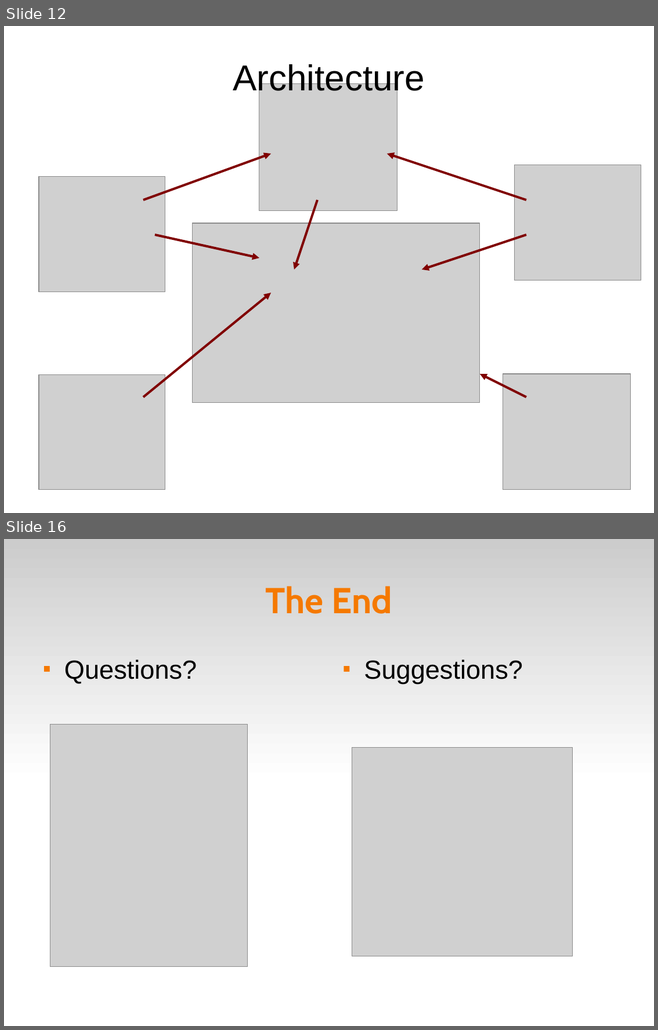
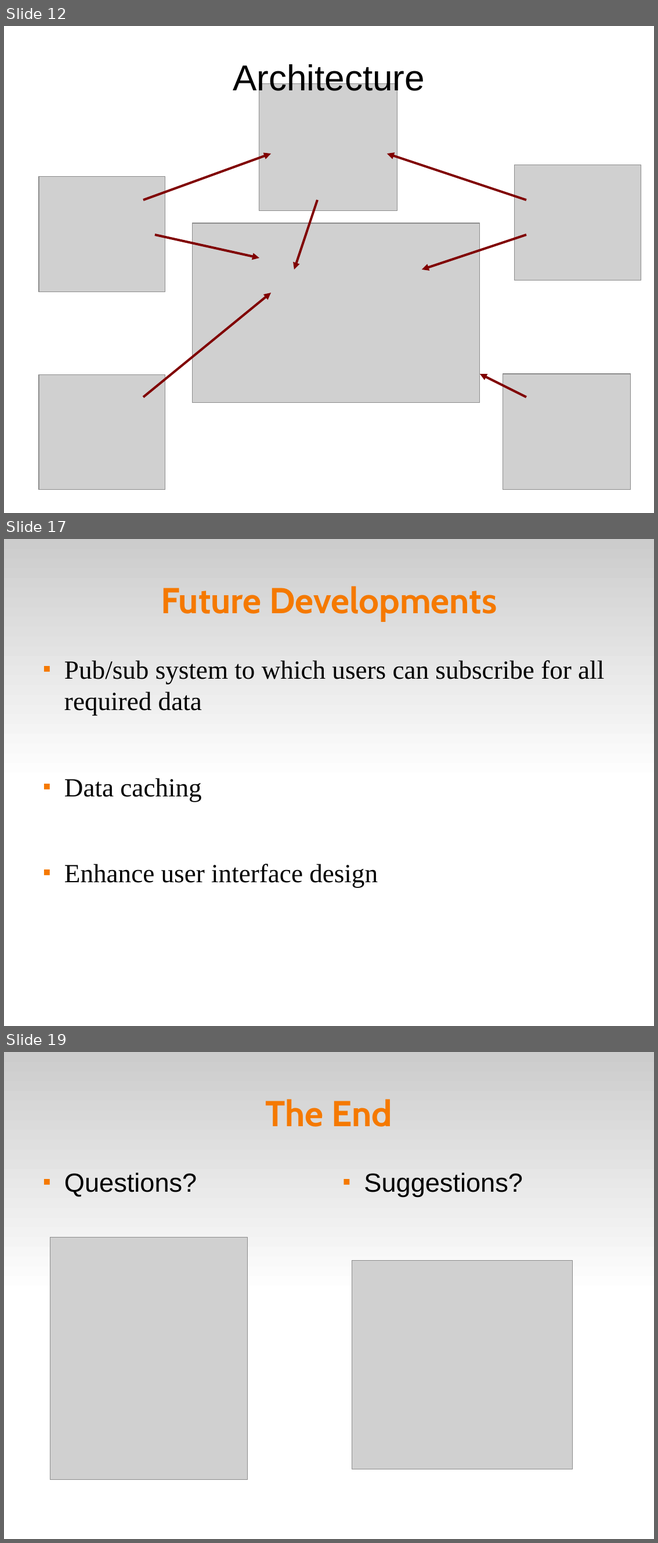
Before and after one commit to paul-g/protrade, a slide deck: docs/presentation/proTrade.odp. Shown one above the other, each under a label of ours: slides 12 and 16 before the commit, slides 12, 17 and 19 after it; the slides between them are not shown. The pictures are 658x1030 and 658x1543 pixels, drawn with LibreOffice and Linux fonts; fonts in the diff are those of the drawing; grey boxes stand for pictures. Boxes give left, top, right and bottom in pixels: in the first picture for what was removed or moved away, otherwise in the second. Text is boxed around its words. In the diff, an @@ line names an element or a change of style, - is before the commit and + after.

```diff
--- a/docs/presentation/proTrade.odp
+++ b/docs/presentation/proTrade.odp
@@ slide 17 added at bbox=[4, 539, 654, 1026], background #FFFFFF; not listed: 1 template element that a slide beside it also shows @@
@@ title added at bbox=[161, 586, 496, 621], 44 pt, text #F57900, bold @@
+Future Developments
@@ text added at bbox=[64, 660, 604, 888], 32 pt, text #000000 @@
+■ Pub/sub system to which users can subscribe for all required data
+■ Data caching
+■ Enhance user interface design
@@ what was slide 16 is now slide 19 @@
```
Also in this commit, not shown: 7 slides changed, 4 other slides added, 2 slides removed, 2 other files.
